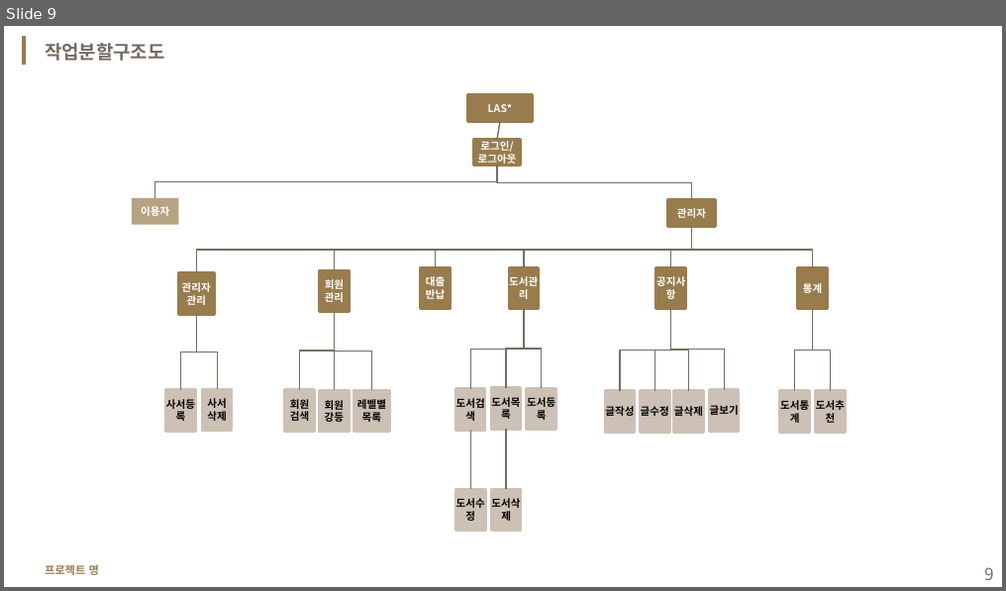
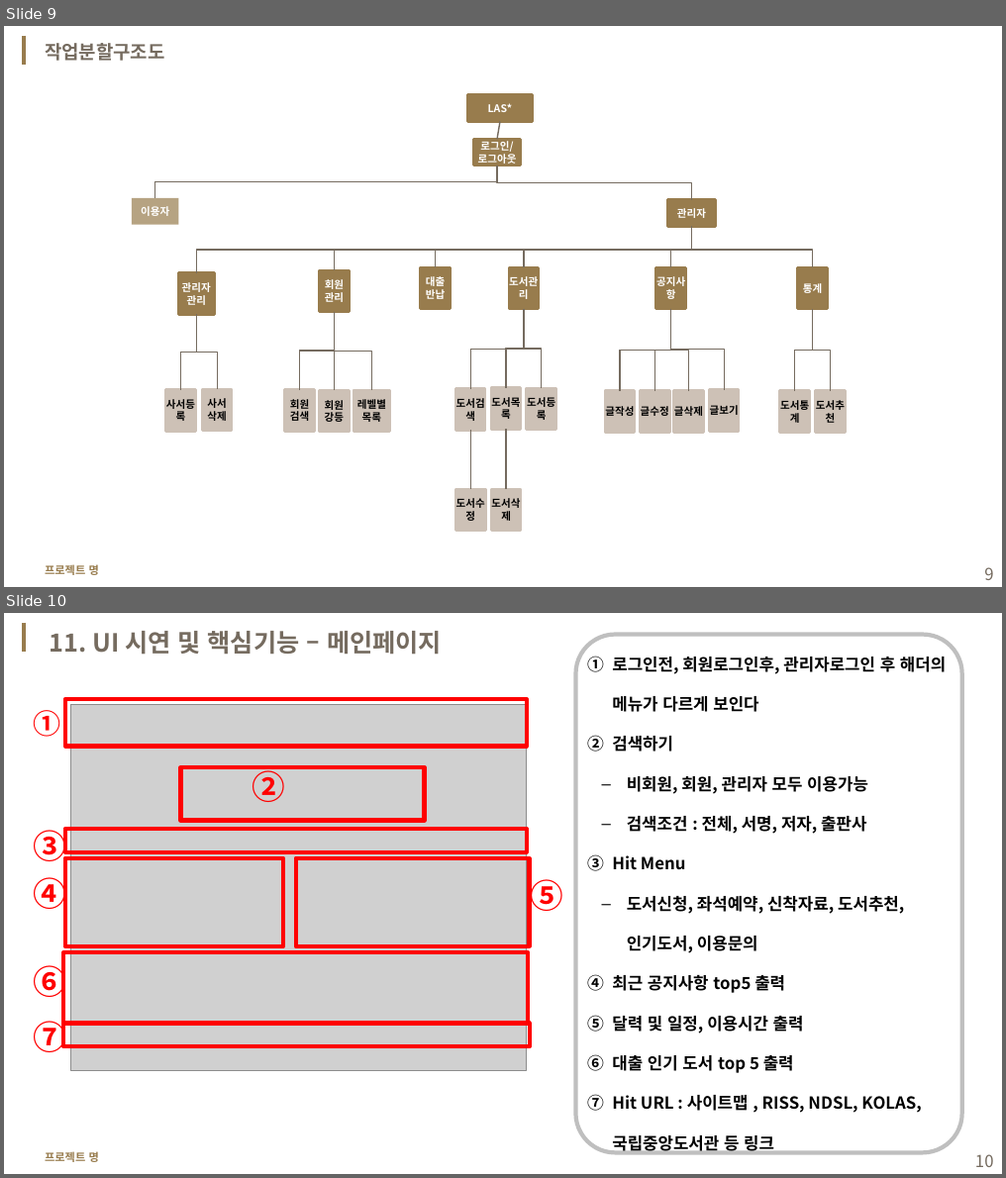
Before and after one commit to yisy0703/ai, a slide deck: lecNote/project(1stPersonal)/sample_ver1.pptx. Shown one above the other, each under a label of ours: slide 9 before the commit, slides 9 and 10 after it. The pictures are 1006x591 and 1006x1178 pixels, drawn with LibreOffice and Linux fonts; fonts in the diff are those of the drawing; grey boxes stand for pictures; background and template pictures are left out. Boxes give left, top, right and bottom in pixels: in the first picture for what was removed or moved away, otherwise in the second. Text is boxed around its words. In the diff, an @@ line names an element or a change of style, - is before the commit and + after.

```diff
--- a/lecNote/project(1stPersonal)/sample_ver1.pptx
+++ b/lecNote/project(1stPersonal)/sample_ver1.pptx
@@ slide 10 added at bbox=[4, 613, 1002, 1174], background #FFFFFF; not listed: 2 template elements that a slide beside it also shows @@
@@ text added at bbox=[50, 631, 442, 655], 18 pt, text #756B5F, bold @@
+11. UI 시연 및 핵심기능 – 메인페이지
@@ rounded rectangle added at bbox=[576, 634, 962, 1153], outline #BFBFBF 3 pt, 12 pt, text #000000, bold @@
+1. 로그인전, 회원로그인후, 관리자로그인 후 해더의 메뉴가 다르게 보인다
+2. 검색하기
+  – 비회원, 회원, 관리자 모두 이용가능
+  – 검색조건 : 전체, 서명, 저자, 출판사
+3. Hit Menu
+  – 도서신청, 좌석예약, 신착자료, 도서추천, 인기도서, 이용문의
+4. 최근 공지사항 top5 출력
+5. 달력 및 일정, 이용시간 출력
+6. 대출 인기 도서 top 5 출력
+7. Hit URL : 사이트맵 , RISS, NDSL, KOLAS, 국립중앙도서관 등 링크
@@ group added at bbox=[34, 699, 563, 1070]: 7 texts, 7 rectangles, 1 picture @@
+①
+②
+③
+④
+⑤
+⑥
+⑦
@@ page number added at bbox=[975, 1155, 994, 1167], 12 pt, text #756B5F @@
+10
```
Also in this commit, not shown: 3 other slides added, 2 other files.
